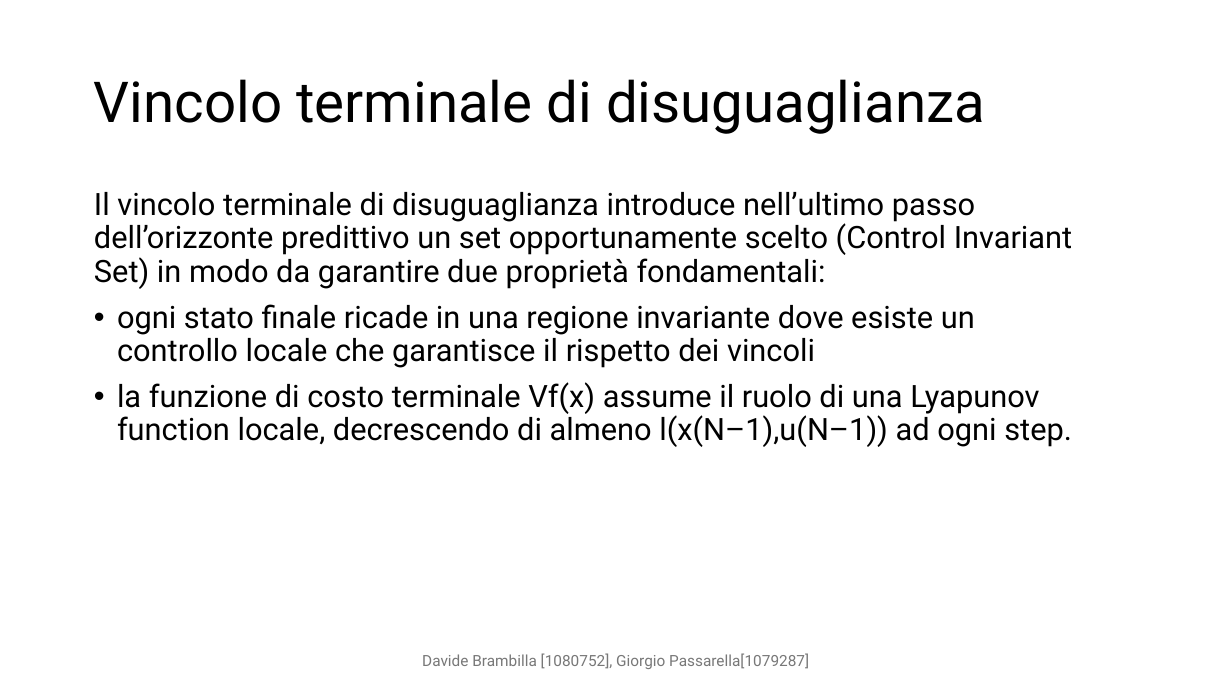
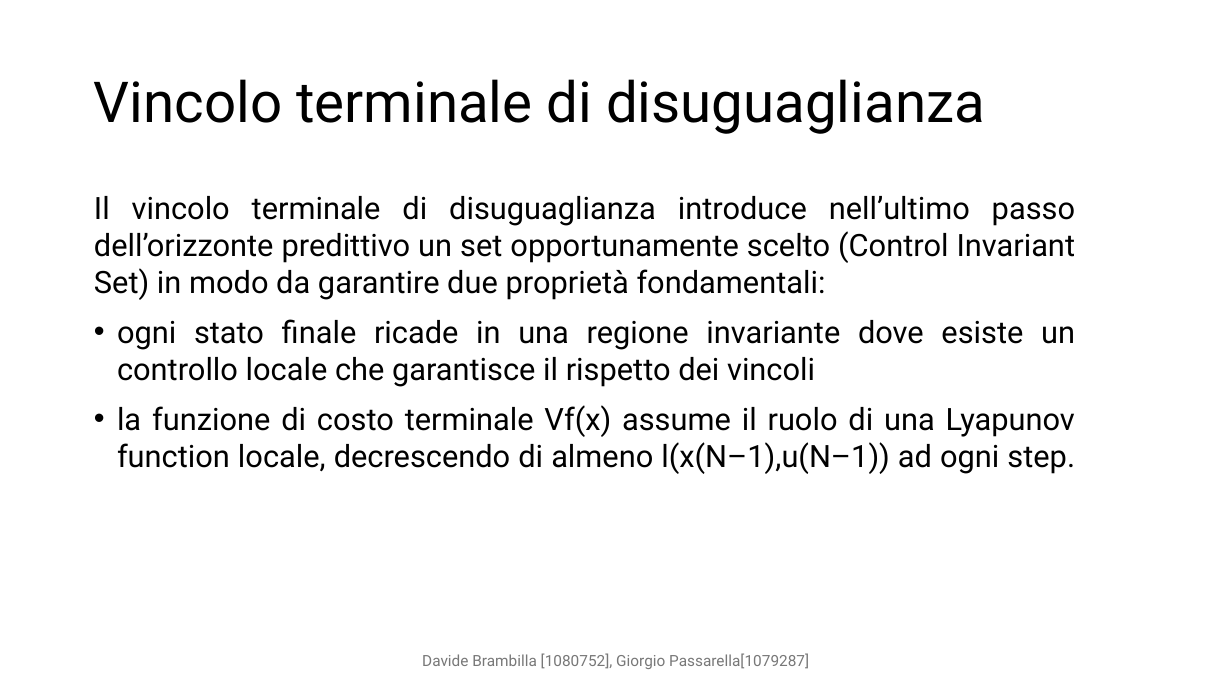
Before and after one commit to DavideBrambilla98/interconnectedTanksMPC, a slide deck: slide 12 of cam.pptx. Drawn at 1232x693 pixels with LibreOffice and Linux fonts; fonts in the diff are those of the drawing. Boxes give left, top, right and bottom in pixels: in the first picture for what was removed or moved away, otherwise in the second. Text is boxed around its words. In the diff, an @@ line names an element or a change of style, - is before the commit and + after.

Commit message:
Modifica valori Q e R disuguaglianza e modifica power point parte di disuguaglianza

```diff
--- a/cam.pptx
+++ b/cam.pptx
@@ text "Il vincolo terminale di disuguaglianza ..." at (94,196,1075,474): alignment left to justified; line spacing 0.9 to 1 @@
```
Also in this commit, not shown: 7 other slides changed, 1 other file.
